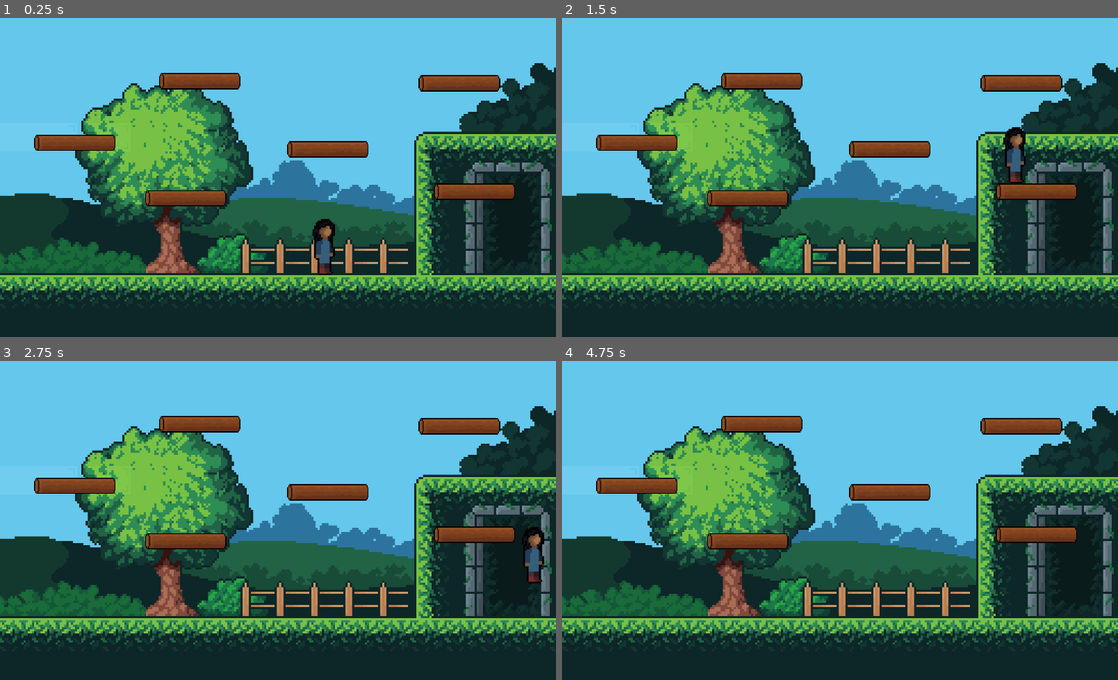
Above: before the commit, frames 1-4 (two rows, left to right).
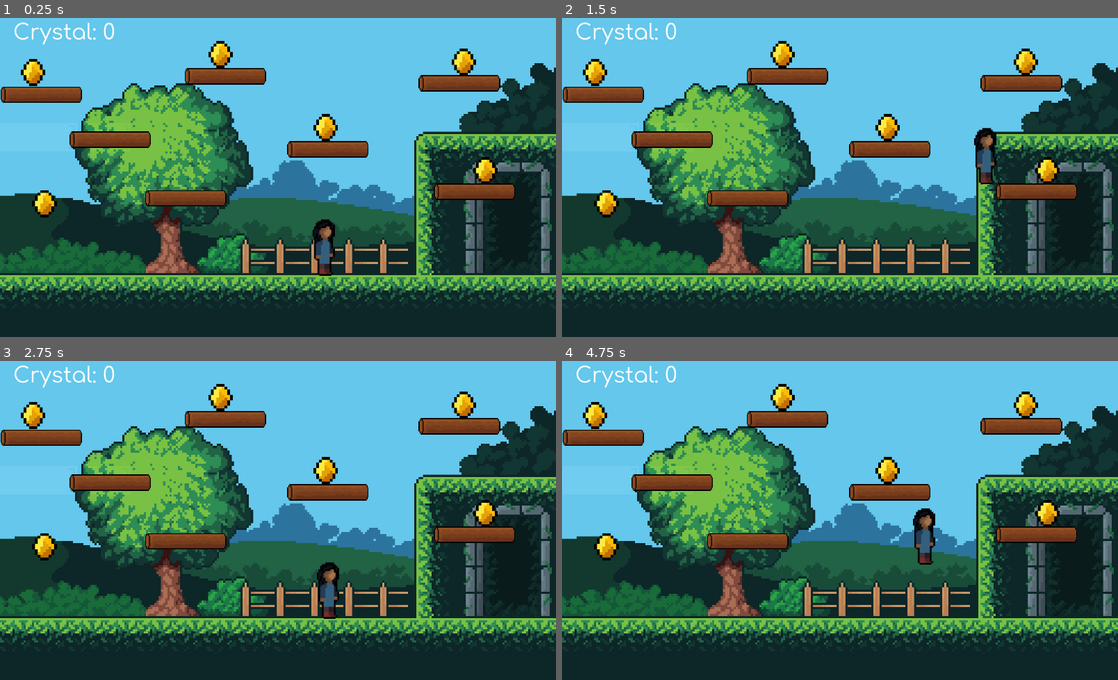
Above: after the commit, the same moments.

Repository: caffebd/sayem-platform
Game: Godot game, scene res://scenes/World.tscn
The game is run twice, just before and just after one commit, with the same random seed, the same clock (stepped at 60 frames per second) and the same inputs.
Inputs:
- Up to frame 1 (0.25 s): no input
- Up to frame 2 (1.5 s): tap Enter at 0.5 s; hold D (right) from 0.53 s (still down); tap W (jump) at 0.77 s
- Up to frame 3 (2.75 s): tap W (jump) at 1.52 s; release D (right) at 2.03 s; hold A (left) from 2.03 s (still down)
- Up to frame 4 (4.75 s): release A (left) at 2.78 s; hold D (right) 2.78-4.28 s; tap W (jump) at 3.02, 3.77, 4.52 s; hold A (left) from 4.28 s (still down)

The runs differ from the first frame. In frame 1, 4.5% of the frame differs, in the area x 0-90%, y 1-81%; in frame 2, 5.5%, in the area x 0-90%, y 1-63%; in frame 3, 5.4%; in frame 4, 5.0%.

Commit message:
easy_done

Diff:
--- a/project.godot
+++ b/project.godot
@@ -13,6 +13,10 @@
 config/name="jump-game"
 run/main_scene="res://scenes/World.tscn"
 config/icon="res://icon.png"
+
+[autoload]
+
+GlobalSignals="*res://scripts/globalSignals.gd"
 
 [display]
 
--- a/scenes/Player.tscn
+++ b/scenes/Player.tscn
@@ -11,11 +11,10 @@
 "speed": 5.0
 } ]
 
-[sub_resource type="CapsuleShape2D" id=2]
-radius = 19.0
-height = 58.0
+[sub_resource type="RectangleShape2D" id=2]
+extents = Vector2( 19, 51.5 )
 
-[node name="Player" type="KinematicBody2D"]
+[node name="Player" type="KinematicBody2D" groups=["player"]]
 script = ExtResource( 2 )
 
 [node name="PlayerAnim" type="AnimatedSprite" parent="."]
@@ -23,5 +22,5 @@
 animation = "walk"
 
 [node name="PlayerCollision" type="CollisionShape2D" parent="."]
-position = Vector2( 1, 7 )
+position = Vector2( 1, 2.5 )
 shape = SubResource( 2 )
--- /dev/null
+++ b/scenes/UI.tscn
@@ -0,0 +1,21 @@
+[gd_scene load_steps=4 format=2]
+
+[ext_resource path="res://scripts/UI.gd" type="Script" id=1]
+[ext_resource path="res://assets/props/Comfortaa-VariableFont_wght.ttf" type="DynamicFontData" id=2]
+
+[sub_resource type="DynamicFont" id=1]
+size = 40
+font_data = ExtResource( 2 )
+
+[node name="UI" type="Control"]
+anchor_right = 1.0
+anchor_bottom = 1.0
+script = ExtResource( 1 )
+
+[node name="Score_Label" type="Label" parent="."]
+margin_left = 24.0
+margin_top = 16.0
+margin_right = 214.0
+margin_bottom = 62.0
+custom_fonts/font = SubResource( 1 )
+text = "Crystal: 0"
--- a/scenes/World.tscn
+++ b/scenes/World.tscn
@@ -1,8 +1,10 @@
-[gd_scene load_steps=5 format=2]
+[gd_scene load_steps=7 format=2]
 
 [ext_resource path="res://scenes/log.tscn" type="PackedScene" id=1]
 [ext_resource path="res://scenes/Player.tscn" type="PackedScene" id=2]
 [ext_resource path="res://assets/props/Titlebackground.png" type="Texture" id=3]
+[ext_resource path="res://scenes/cristal.tscn" type="PackedScene" id=4]
+[ext_resource path="res://scenes/UI.tscn" type="PackedScene" id=5]
 
 [sub_resource type="RectangleShape2D" id=1]
 extents = Vector2( 542.5, 63 )
@@ -31,13 +33,36 @@
 position = Vector2( 604, 254 )
 
 [node name="log3" parent="." instance=ExtResource( 1 )]
-position = Vector2( 138, 242 )
+position = Vector2( 203, 236 )
 
 [node name="log4" parent="." instance=ExtResource( 1 )]
 position = Vector2( 874, 332 )
 
 [node name="log5" parent="." instance=ExtResource( 1 )]
-position = Vector2( 368, 128 )
+position = Vector2( 76, 153 )
 
 [node name="log6" parent="." instance=ExtResource( 1 )]
 position = Vector2( 846, 132 )
+
+[node name="log7" parent="." instance=ExtResource( 1 )]
+position = Vector2( 415, 119 )
+
+[node name="cristal" parent="." instance=ExtResource( 4 )]
+position = Vector2( 61, 112 )
+
+[node name="cristal2" parent="." instance=ExtResource( 4 )]
+position = Vector2( 600, 214 )
+
+[node name="cristal3" parent="." instance=ExtResource( 4 )]
+position = Vector2( 82, 354 )
+
+[node name="cristal4" parent="." instance=ExtResource( 4 )]
+position = Vector2( 894, 293 )
+
+[node name="cristal5" parent="." instance=ExtResource( 4 )]
+position = Vector2( 854, 93 )
+
+[node name="cristal6" parent="." instance=ExtResource( 4 )]
+position = Vector2( 406, 79 )
+
+[node name="UI" parent="." instance=ExtResource( 5 )]
--- /dev/null
+++ b/scenes/cristal.tscn
@@ -0,0 +1,18 @@
+[gd_scene load_steps=4 format=2]
+
+[ext_resource path="res://assets/props/Yellow_Crystal.png" type="Texture" id=1]
+[ext_resource path="res://scripts/cristal.gd" type="Script" id=2]
+
+[sub_resource type="RectangleShape2D" id=1]
+extents = Vector2( 22, 25 )
+
+[node name="cristal" type="Area2D"]
+script = ExtResource( 2 )
+
+[node name="crystal" type="Sprite" parent="."]
+texture = ExtResource( 1 )
+
+[node name="cristalCollision" type="CollisionShape2D" parent="."]
+shape = SubResource( 1 )
+
+[connection signal="body_entered" from="." to="." method="_on_cristal_body_entered"]
--- /dev/null
+++ b/scripts/UI.gd
@@ -0,0 +1,10 @@
+extends Control
+
+var my_crystal = 0
+
+func _ready():
+	GlobalSignals.connect("change_score", self, "_change_score")
+
+func _change_score():
+	my_crystal += 1
+	$Score_Label.text = "Crystal: "+str(my_crystal)
--- /dev/null
+++ b/scripts/cristal.gd
@@ -0,0 +1,7 @@
+extends Area2D
+
+
+func _on_cristal_body_entered(body):
+	if body.is_in_group("player"):
+		GlobalSignals.emit_signal("change_score")
+		queue_free()
--- /dev/null
+++ b/scripts/globalSignals.gd
@@ -0,0 +1,3 @@
+extends Node
+
+signal change_score()
Binary file added: assets/props/Comfortaa-VariableFont_wght.ttf
Binary file added: assets/props/Yellow_Crystal.png
Not shown, added: assets/props/Yellow_Crystal.png.import
Binary file added: scripts/Comfortaa-VariableFont_wght.ttf
